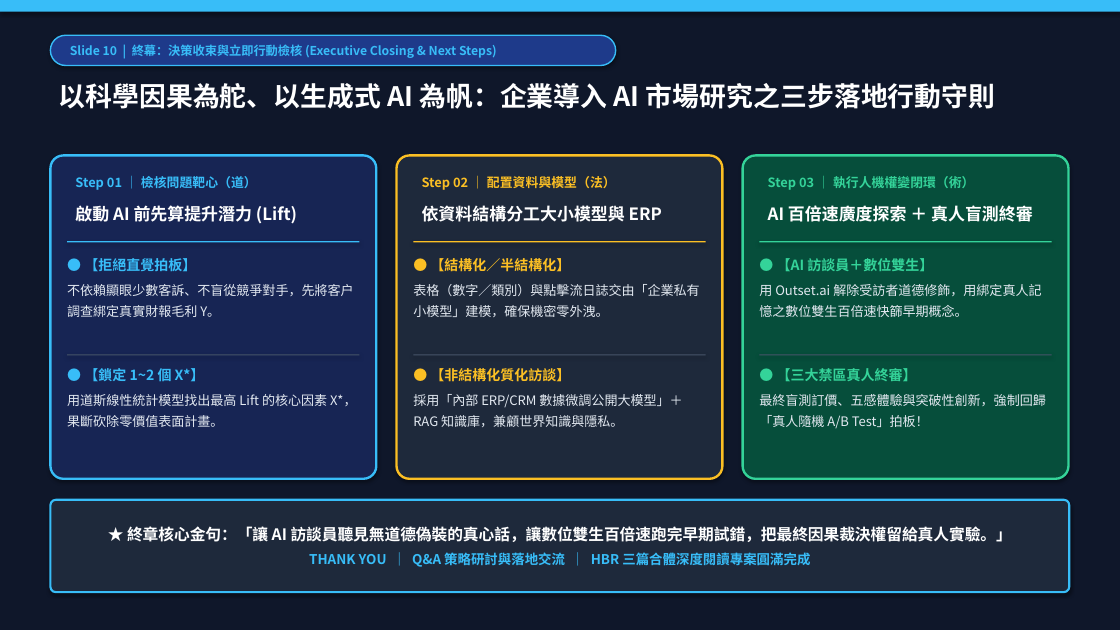
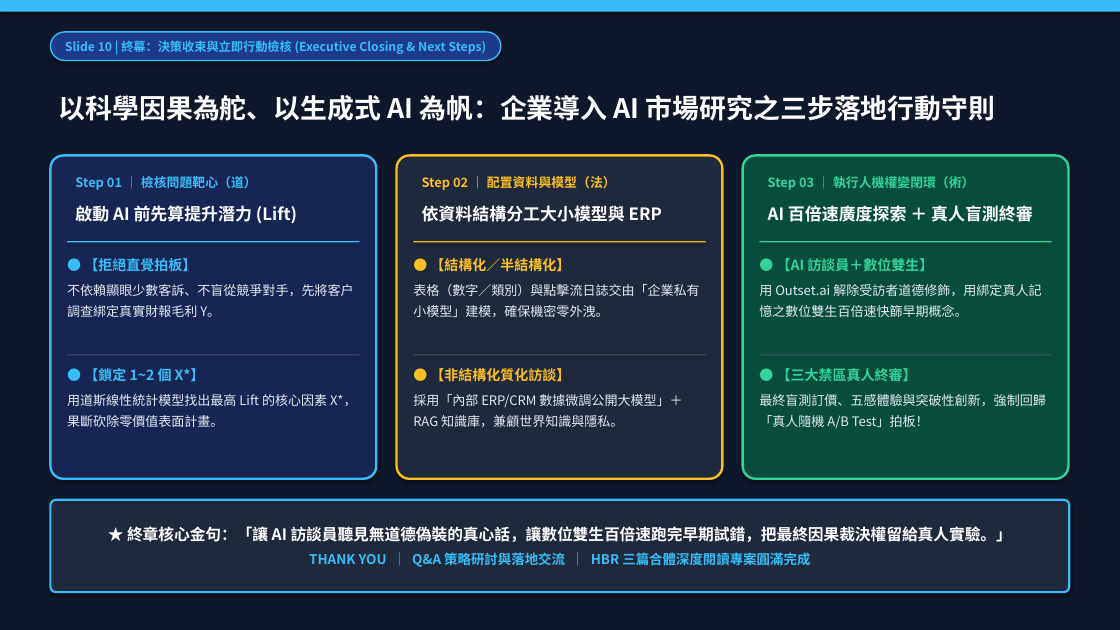
Before and after one commit to markyang20040112-source/deep-reading-and-visual-synthesis, a slide deck: slide 10 of reading_sessions/20261031_生成式AI顛覆市場研究/02_outputs/生成式AI顛覆市場研究_深度思辨與三篇合體簡報.pptx. Drawn at 1120x630 pixels with LibreOffice and Linux fonts; fonts in the diff are those of the drawing. Boxes give left, top, right and bottom in pixels: in the first picture for what was removed or moved away, otherwise in the second. Text is boxed around its words. In the diff, an @@ line names an element or a change of style, - is before the commit and + after.

```diff
--- a/reading_sessions/20261031_生成式AI顛覆市場研究/02_outputs/生成式AI顛覆市場研究_深度思辨與三篇合體簡報.pptx
+++ b/reading_sessions/20261031_生成式AI顛覆市場研究/02_outputs/生成式AI顛覆市場研究_深度思辨與三篇合體簡報.pptx
@@ rounded rectangle "Slide 10 | 終幕：決策收束與立即行動檢核 (Executive ...": place and size @@
-rounded rectangle "Slide 10 | 終幕：決策收束與立即行動檢核 (Executive ..." at box(50, 35, 616, 66)
+rounded rectangle "Slide 10 | 終幕：決策收束與立即行動檢核 (Executive ..." at box(50, 32, 501, 60)
@@ rounded rectangle "Slide 10 | 終幕：決策收束與立即行動檢核 (Executive ..." at box(50, 32, 501, 60): alignment left to centre @@
@@ text "以科學因果為舵、以生成式 AI 為帆：企業導入 AI 市場研究之三步落地行動守則" at box(59, 95, 995, 121): vertical alignment top to middle @@
```
Also in this commit, not shown: 9 other slides changed, 10 other files.
